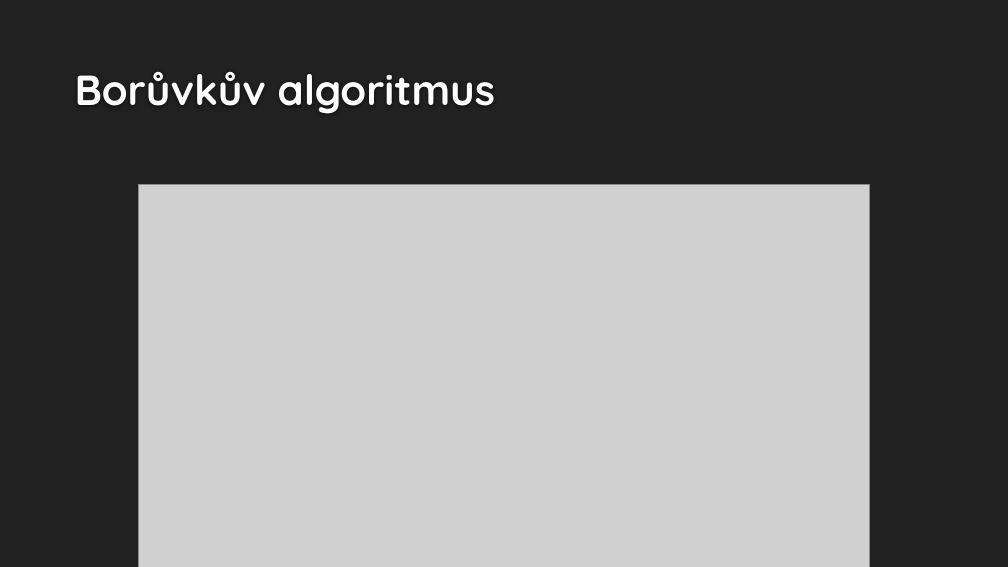
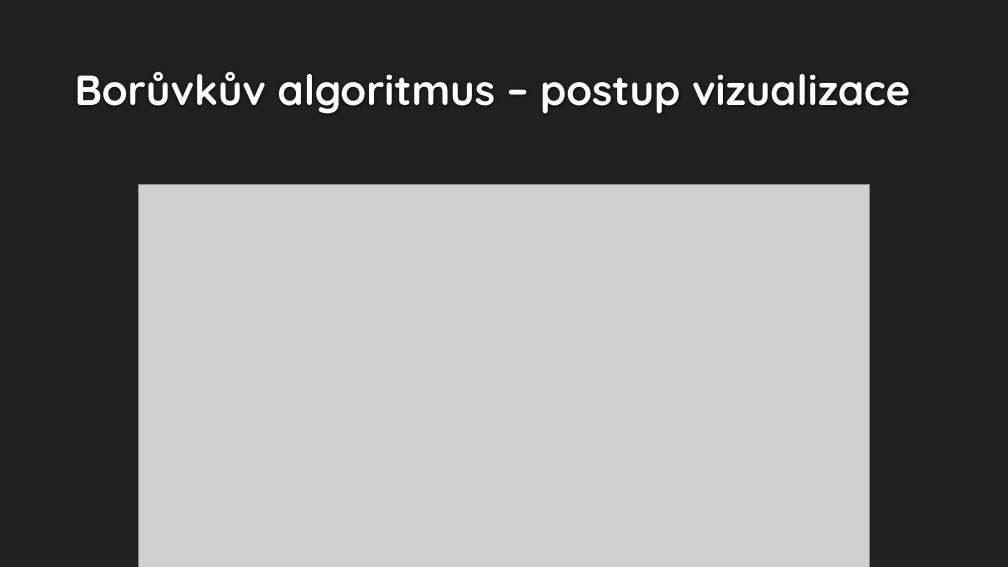
Before and after one commit to Aidam7/Jarnik-Boruvka-MST-Algorithms, a slide deck: slide 9 of output-presentation.pptx (slide 6 before the commit). Drawn at 1008x567 pixels with LibreOffice and Linux fonts; fonts in the diff are those of the drawing; grey boxes stand for pictures; background and template pictures are left out. Boxes give left, top, right and bottom in pixels: in the first picture for what was removed or moved away, otherwise in the second. Text is boxed around its words. In the diff, an @@ line names an element or a change of style, - is before the commit and + after.

```diff
--- a/output-presentation.pptx
+++ b/output-presentation.pptx
@@ title at (x1=75, y1=72, x2=910, y2=114): text changed @@
-Borůvkův algoritmus
+Borůvkův algoritmus – postup vizualizace
```
Also in this commit, not shown: 1 other slide changed, 3 slides added.
